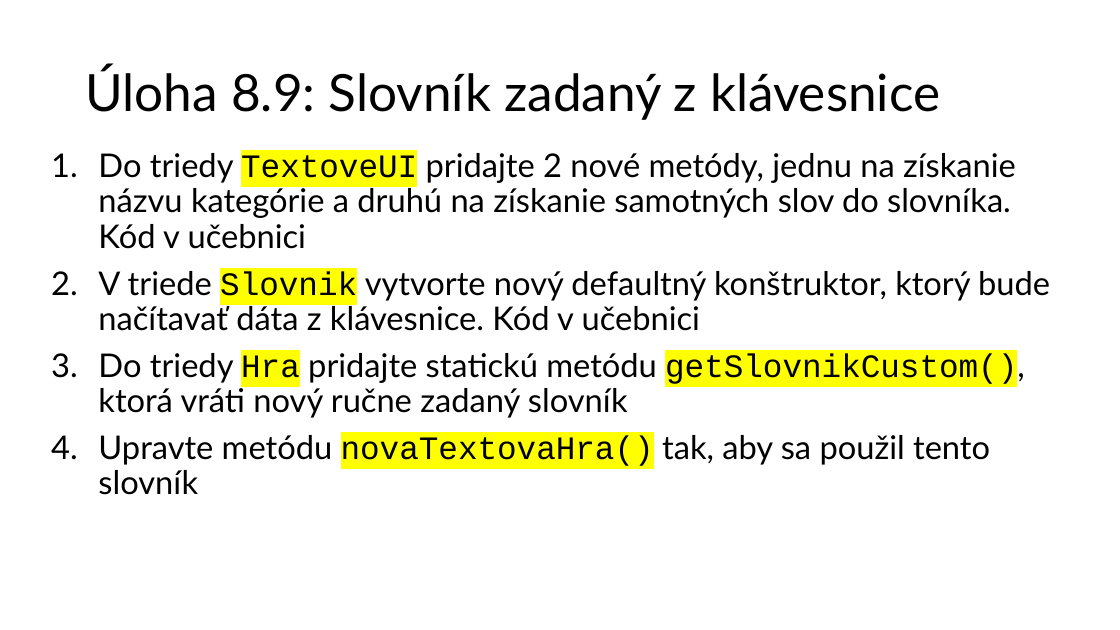
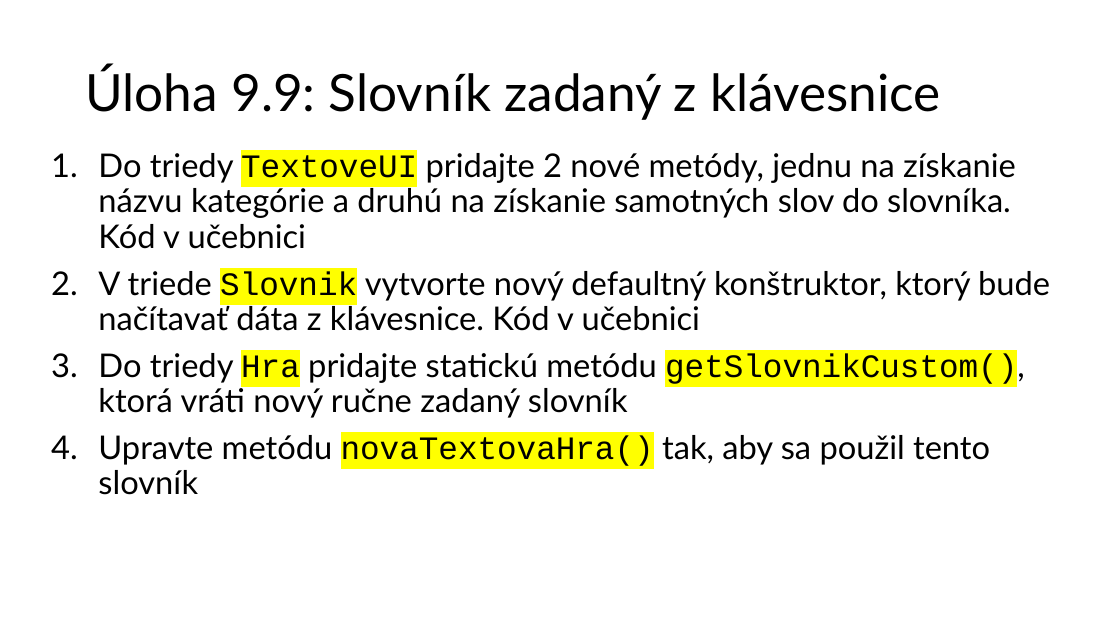
Before and after one commit to wagjo/oop, a slide deck: slide 11 of prezentacie/c09w.pptx. Drawn at 1120x630 pixels with LibreOffice and Linux fonts; fonts in the diff are those of the drawing. Boxes give left, top, right and bottom in pixels: in the first picture for what was removed or moved away, otherwise in the second. Text is boxed around its words. In the diff, an @@ line names an element or a change of style, - is before the commit and + after.

```diff
--- a/prezentacie/c09w.pptx
+++ b/prezentacie/c09w.pptx
@@ title at <box>85,66,940,120</box>: text changed @@
-Úloha 8.9: Slovník zadaný z klávesnice
+Úloha 9.9: Slovník zadaný z klávesnice
```
Also in this commit, not shown: 7 other slides changed, 8 other files.
